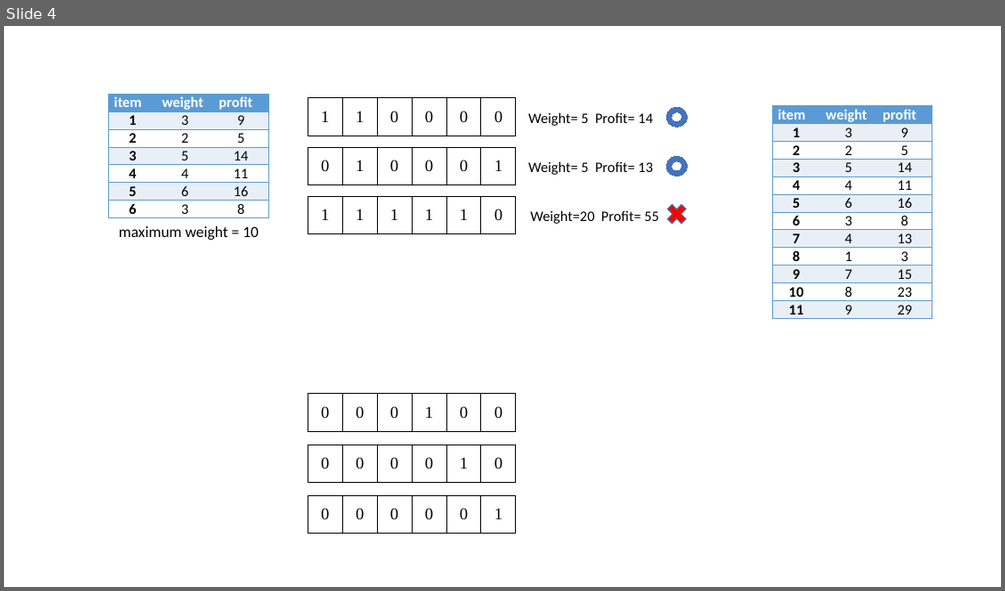
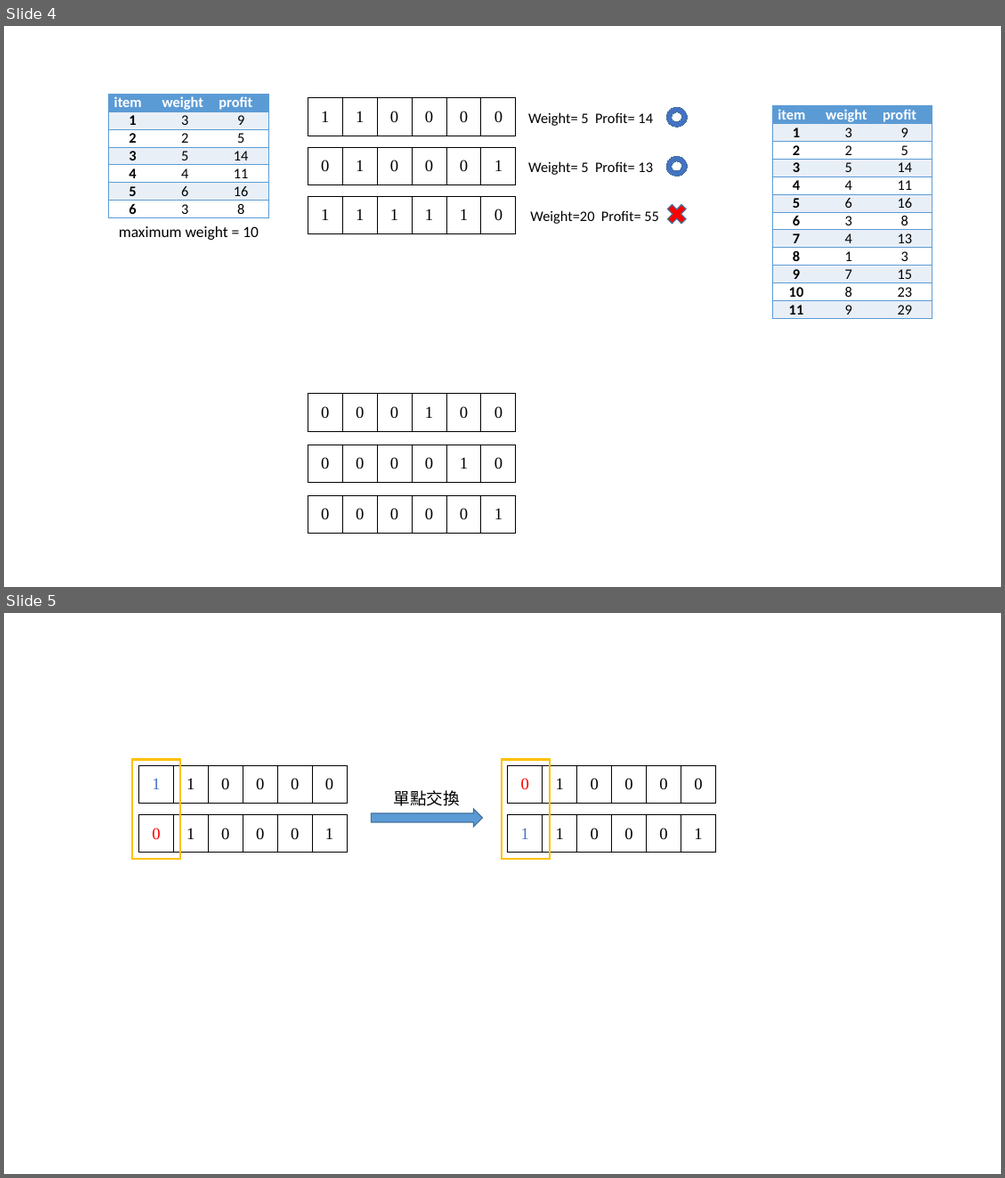
Before and after one commit to andy6804tw/Alogrithm, a slide deck: Genetic/assignment/Presentation.pptx. Shown one above the other, each under a label of ours: slide 4 before the commit, slides 4 and 5 after it. The pictures are 1005x591 and 1005x1178 pixels, drawn with LibreOffice and Linux fonts; fonts in the diff are those of the drawing. Boxes give left, top, right and bottom in pixels: in the first picture for what was removed or moved away, otherwise in the second. Text is boxed around its words. In the diff, an @@ line names an element or a change of style, - is before the commit and + after.

```diff
--- a/Genetic/assignment/Presentation.pptx
+++ b/Genetic/assignment/Presentation.pptx
@@ slide 5 added at box(4, 613, 1001, 1174), background #FFFFFF @@
@@ rectangle added at box(133, 760, 180, 859), outline #FFC000 2 pt @@
@@ table added at box(138, 765, 345, 803), 1 rows, 6 columns @@
+1 | 1 | 0 | 0 | 0 | 0
@@ rectangle added at box(502, 760, 550, 859), outline #FFC000 2 pt @@
@@ table added at box(508, 765, 714, 803), 1 rows, 6 columns @@
+0 | 1 | 0 | 0 | 0 | 0
@@ text added at box(394, 790, 460, 806), 16 pt, text #000000 @@
+單點交換
@@ table added at box(138, 815, 345, 853), 1 rows, 6 columns @@
+0 | 1 | 0 | 0 | 0 | 1
@@ right arrow added at box(372, 809, 483, 827), fill #5B9BD5, outline #43739E 1 pt @@
@@ table added at box(508, 815, 714, 853), 1 rows, 6 columns @@
+1 | 1 | 0 | 0 | 0 | 1
```
Also in this commit, not shown: 2 other slides added, 4 other files.
